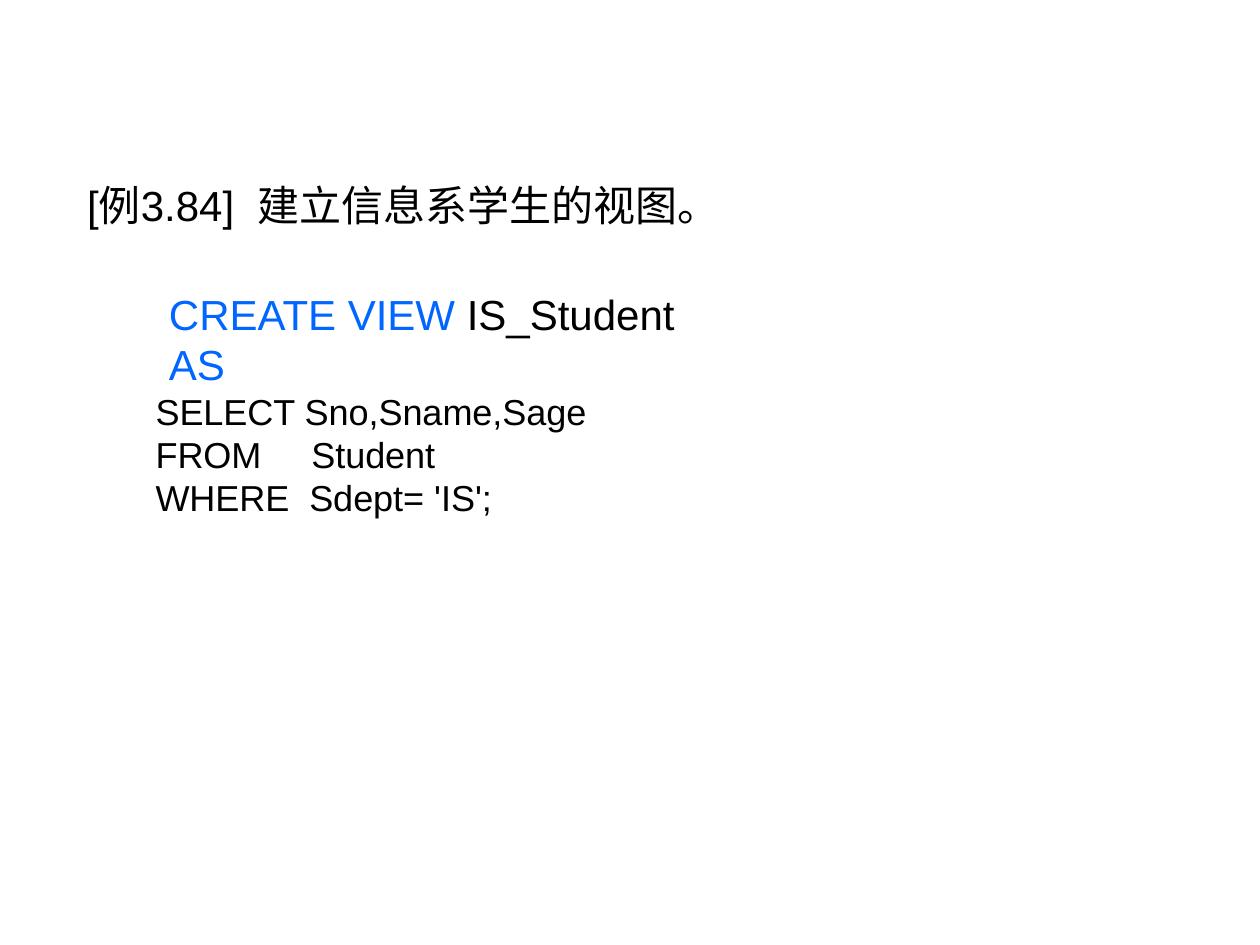
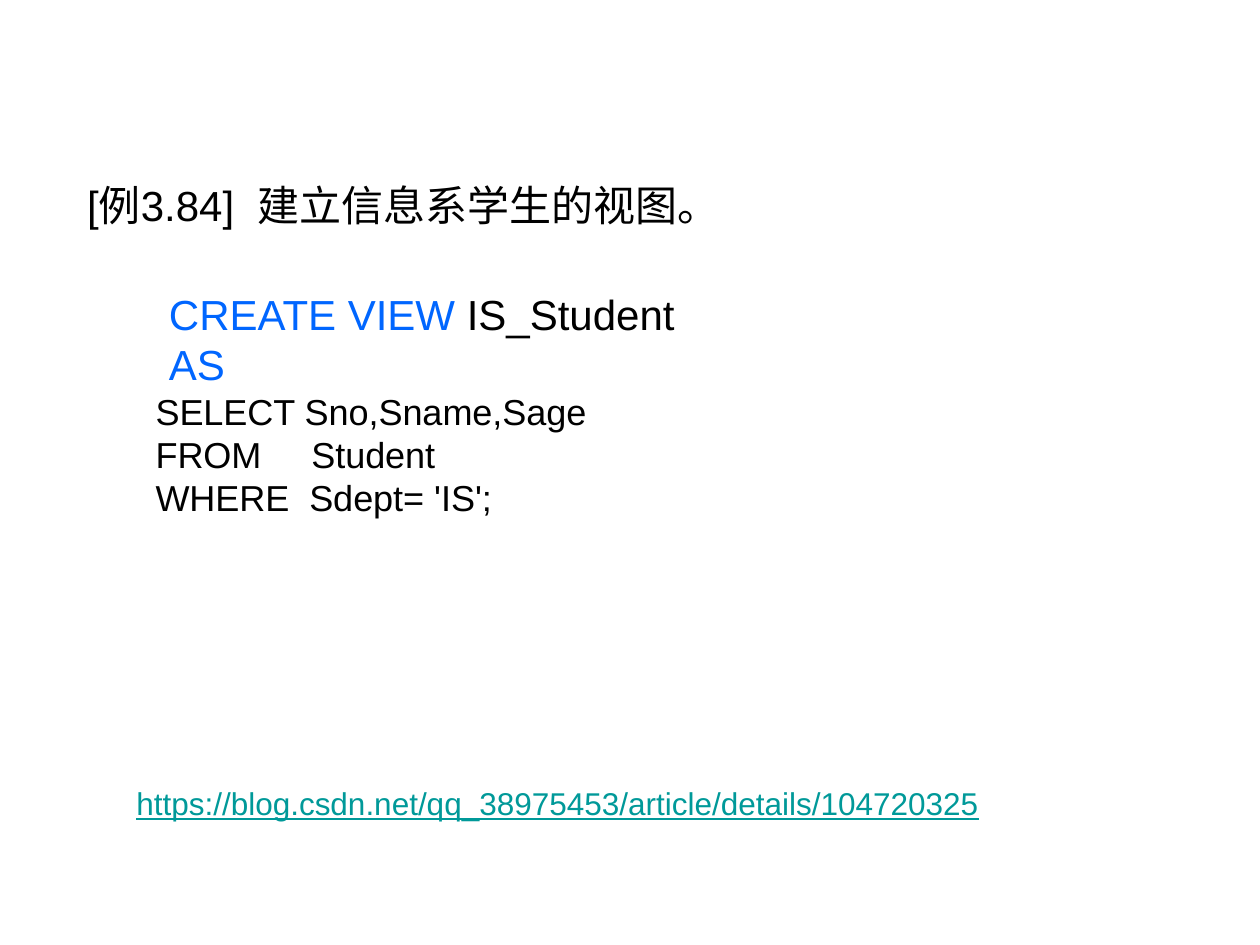
Before and after one commit to HBU/DataBase, a slide deck: slide 36 of PPT/PPT2020/DB第03章（3）-2020.pptx. Drawn at 1260x945 pixels with LibreOffice and Linux fonts; fonts in the diff are those of the drawing; background and template pictures are left out. Boxes give left, top, right and bottom in pixels: in the first picture for what was removed or moved away, otherwise in the second. Text is boxed around its words. In the diff, an @@ line names an element or a change of style, - is before the commit and + after.

```diff
--- a/PPT/PPT2020/DB第03章（3）-2020.pptx
+++ b/PPT/PPT2020/DB第03章（3）-2020.pptx
@@ text added at box(136, 792, 978, 821), 18 pt, text #009999, underline @@
+https://blog.csdn.net/qq_38975453/article/details/104720325
```
Also in this commit, not shown: 6 other slides changed, 1 slide added, 1 slide removed.
